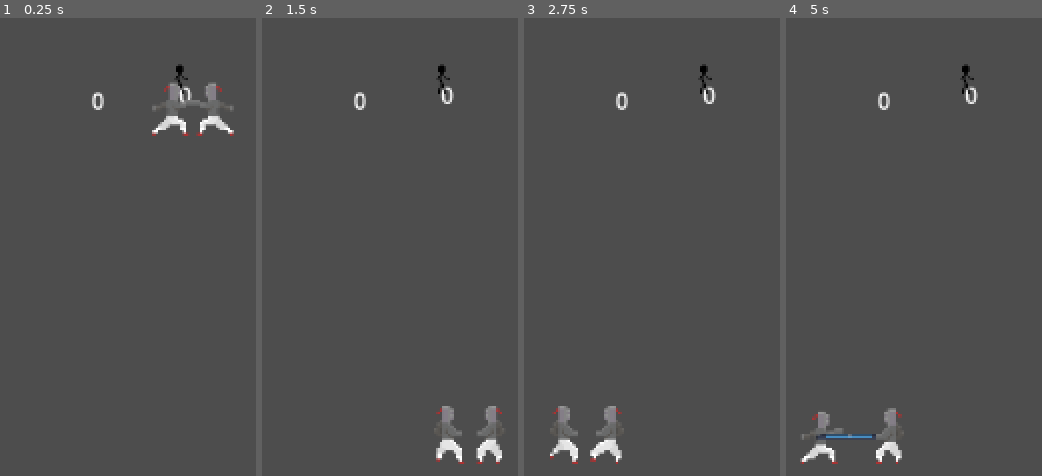
Above: before the commit, frames 1-4 (left to right).
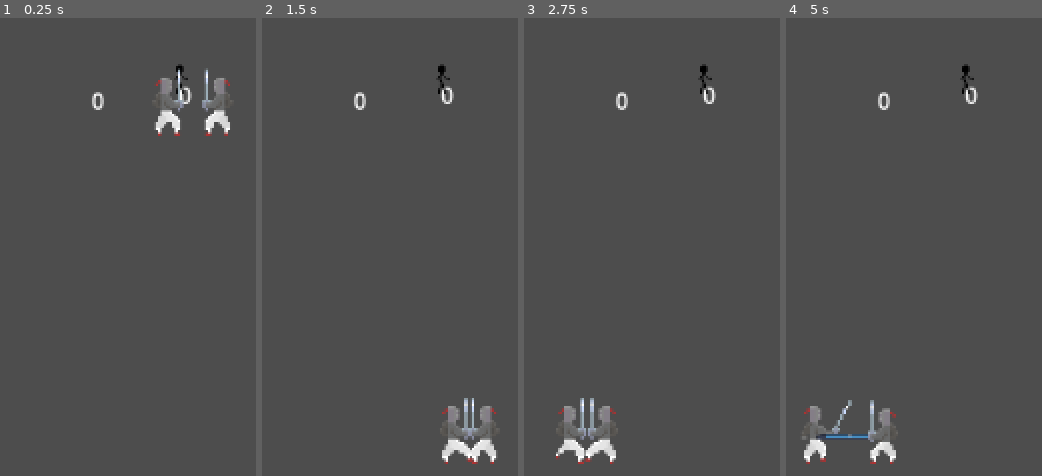
Above: after the commit, the same moments.

Repository: erikdervik/eisen-und-ehre
Game: Godot game, scene res://game.tscn
Two runs of this game, one before a commit and one after it. Both use one fixed random seed, a clock stepped at 60 frames per second and the inputs below. The engine's default icon, where the game draws it, is replaced by a stand-in: a white triangle on a blue panel in a dark square.
Inputs:
- Up to frame 1 (0.25 s): no input
- Up to frame 2 (1.5 s): hold Left (p2_left) 0.53-1.28 s; hold D (p1_right) from 0.53 s (still down); tap Right (p2_right) at 1.35 s
- Up to frame 3 (2.75 s): release D (p1_right) at 2.03 s; hold A (p1_left) from 2.03 s (still down); hold Left (p2_left) from 2.03 s (still down)
- Up to frame 4 (5 s): release A (p1_left) at 2.78 s; release Left (p2_left) at 2.78 s; hold D (p1_right) 2.78-4.28 s; tap Right (p2_right) at 2.85, 4.35 s; tap Enter at 3.5 s; hold Left (p2_left) 3.53-4.28 s; tap Space at 4.25 s; hold A (p1_left) from 4.28 s (still down)

The runs differ from the first frame. In frame 1, 1.7% of the frame differs, in the area x 59-92%, y 10-26%; in frame 2, 1.6%; in frame 3, 1.5%; in frame 4, 1.7%.

Commit message:
waffe zur animation des players added

Diff:
--- a/player.tscn
+++ b/player.tscn
@@ -10,167 +10,182 @@
 [sub_resource type="RectangleShape2D" id="RectangleShape2D_onrkg"]
 size = Vector2(20.5, 46)
 
+[sub_resource type="AtlasTexture" id="AtlasTexture_onrkg"]
+atlas = ExtResource("2_onrkg")
+region = Rect2(0, 220, 44, 44)
+
 [sub_resource type="AtlasTexture" id="AtlasTexture_i3pqv"]
 atlas = ExtResource("2_onrkg")
-region = Rect2(0, 110, 44, 22)
+region = Rect2(44, 220, 44, 44)
 
 [sub_resource type="AtlasTexture" id="AtlasTexture_hqtel"]
 atlas = ExtResource("2_onrkg")
-region = Rect2(44, 110, 44, 22)
+region = Rect2(88, 220, 44, 44)
 
 [sub_resource type="AtlasTexture" id="AtlasTexture_sweqy"]
 atlas = ExtResource("2_onrkg")
-region = Rect2(88, 110, 44, 22)
+region = Rect2(0, 264, 44, 44)
 
 [sub_resource type="AtlasTexture" id="AtlasTexture_2hs0m"]
 atlas = ExtResource("2_onrkg")
-region = Rect2(0, 132, 44, 22)
+region = Rect2(44, 264, 44, 44)
 
 [sub_resource type="AtlasTexture" id="AtlasTexture_1jxqw"]
 atlas = ExtResource("2_onrkg")
-region = Rect2(44, 132, 44, 22)
+region = Rect2(88, 264, 44, 44)
 
 [sub_resource type="AtlasTexture" id="AtlasTexture_dw050"]
 atlas = ExtResource("2_onrkg")
-region = Rect2(88, 132, 44, 22)
+region = Rect2(132, 264, 44, 44)
 
 [sub_resource type="AtlasTexture" id="AtlasTexture_b26j0"]
 atlas = ExtResource("2_onrkg")
-region = Rect2(132, 132, 44, 22)
+region = Rect2(176, 264, 44, 44)
 
 [sub_resource type="AtlasTexture" id="AtlasTexture_n7ghd"]
 atlas = ExtResource("2_onrkg")
-region = Rect2(176, 132, 44, 22)
+region = Rect2(220, 264, 44, 44)
 
 [sub_resource type="AtlasTexture" id="AtlasTexture_nvl01"]
 atlas = ExtResource("2_onrkg")
-region = Rect2(220, 132, 44, 22)
+region = Rect2(264, 264, 44, 44)
 
 [sub_resource type="AtlasTexture" id="AtlasTexture_ivps1"]
 atlas = ExtResource("2_onrkg")
-region = Rect2(264, 132, 44, 22)
+region = Rect2(0, 176, 44, 44)
 
 [sub_resource type="AtlasTexture" id="AtlasTexture_urp6f"]
 atlas = ExtResource("2_onrkg")
-region = Rect2(0, 88, 44, 22)
+region = Rect2(44, 176, 44, 44)
 
 [sub_resource type="AtlasTexture" id="AtlasTexture_bwjto"]
 atlas = ExtResource("2_onrkg")
-region = Rect2(44, 88, 44, 22)
+region = Rect2(88, 176, 44, 44)
+
+[sub_resource type="AtlasTexture" id="AtlasTexture_pgbbb"]
+atlas = ExtResource("2_onrkg")
+region = Rect2(0, 88, 44, 44)
+
+[sub_resource type="AtlasTexture" id="AtlasTexture_331ug"]
+atlas = ExtResource("2_onrkg")
+region = Rect2(44, 88, 44, 44)
 
 [sub_resource type="AtlasTexture" id="AtlasTexture_606se"]
 atlas = ExtResource("2_onrkg")
-region = Rect2(88, 88, 44, 22)
+region = Rect2(0, 44, 44, 44)
 
 [sub_resource type="AtlasTexture" id="AtlasTexture_u1c27"]
 atlas = ExtResource("2_onrkg")
-region = Rect2(0, 22, 44, 22)
+region = Rect2(44, 44, 44, 44)
 
 [sub_resource type="AtlasTexture" id="AtlasTexture_op7ga"]
 atlas = ExtResource("2_onrkg")
-region = Rect2(44, 22, 44, 22)
+region = Rect2(88, 44, 44, 44)
 
 [sub_resource type="AtlasTexture" id="AtlasTexture_q13i1"]
 atlas = ExtResource("2_onrkg")
-region = Rect2(88, 22, 44, 22)
+region = Rect2(132, 44, 44, 44)
 
 [sub_resource type="AtlasTexture" id="AtlasTexture_pylmc"]
 atlas = ExtResource("2_onrkg")
-region = Rect2(132, 22, 44, 22)
+region = Rect2(176, 44, 44, 44)
 
 [sub_resource type="AtlasTexture" id="AtlasTexture_pbfsw"]
 atlas = ExtResource("2_onrkg")
-region = Rect2(176, 22, 44, 22)
+region = Rect2(220, 44, 44, 44)
 
 [sub_resource type="AtlasTexture" id="AtlasTexture_5tmop"]
 atlas = ExtResource("2_onrkg")
-region = Rect2(220, 22, 44, 22)
+region = Rect2(264, 44, 44, 44)
 
 [sub_resource type="AtlasTexture" id="AtlasTexture_7ahtn"]
 atlas = ExtResource("2_onrkg")
-region = Rect2(264, 22, 44, 22)
+region = Rect2(0, 88, 44, 44)
 
 [sub_resource type="AtlasTexture" id="AtlasTexture_7lmhl"]
 atlas = ExtResource("2_onrkg")
-region = Rect2(0, 44, 44, 22)
+region = Rect2(44, 88, 44, 44)
 
 [sub_resource type="AtlasTexture" id="AtlasTexture_dx0e4"]
 atlas = ExtResource("2_onrkg")
-region = Rect2(44, 44, 44, 22)
+region = Rect2(0, 132, 44, 44)
 
 [sub_resource type="AtlasTexture" id="AtlasTexture_jm5j8"]
 atlas = ExtResource("2_onrkg")
-region = Rect2(0, 66, 44, 22)
+region = Rect2(44, 132, 44, 44)
 
 [sub_resource type="AtlasTexture" id="AtlasTexture_7hik5"]
 atlas = ExtResource("2_onrkg")
-region = Rect2(44, 66, 44, 22)
+region = Rect2(88, 132, 44, 44)
 
 [sub_resource type="AtlasTexture" id="AtlasTexture_qtqh7"]
 atlas = ExtResource("2_onrkg")
-region = Rect2(88, 66, 44, 22)
+region = Rect2(132, 132, 44, 44)
 
 [sub_resource type="AtlasTexture" id="AtlasTexture_2wuci"]
 atlas = ExtResource("2_onrkg")
-region = Rect2(132, 66, 44, 22)
+region = Rect2(176, 132, 44, 44)
 
 [sub_resource type="AtlasTexture" id="AtlasTexture_iruf7"]
 atlas = ExtResource("2_onrkg")
-region = Rect2(88, 66, 44, 22)
+region = Rect2(220, 132, 44, 44)
 
 [sub_resource type="AtlasTexture" id="AtlasTexture_j5n4i"]
 atlas = ExtResource("2_onrkg")
-region = Rect2(44, 66, 44, 22)
+region = Rect2(264, 132, 44, 44)
 
 [sub_resource type="AtlasTexture" id="AtlasTexture_634y6"]
 atlas = ExtResource("2_onrkg")
-region = Rect2(0, 176, 44, 22)
+region = Rect2(0, 352, 44, 44)
 
 [sub_resource type="AtlasTexture" id="AtlasTexture_efrwb"]
 atlas = ExtResource("2_onrkg")
-region = Rect2(44, 176, 44, 22)
+region = Rect2(44, 352, 44, 44)
 
 [sub_resource type="AtlasTexture" id="AtlasTexture_hiqhm"]
 atlas = ExtResource("2_onrkg")
-region = Rect2(0, 0, 44, 22)
+region = Rect2(0, 0, 44, 44)
 
 [sub_resource type="AtlasTexture" id="AtlasTexture_tkwlq"]
 atlas = ExtResource("2_onrkg")
-region = Rect2(44, 0, 44, 22)
+region = Rect2(44, 0, 44, 44)
 
 [sub_resource type="AtlasTexture" id="AtlasTexture_hl5qd"]
 atlas = ExtResource("2_onrkg")
-region = Rect2(88, 0, 44, 22)
+region = Rect2(88, 0, 44, 44)
 
 [sub_resource type="AtlasTexture" id="AtlasTexture_ek41f"]
 atlas = ExtResource("2_onrkg")
-region = Rect2(0, 0, 44, 22)
+region = Rect2(0, 0, 44, 44)
 
 [sub_resource type="AtlasTexture" id="AtlasTexture_khis8"]
 atlas = ExtResource("2_onrkg")
-region = Rect2(44, 0, 44, 22)
+region = Rect2(44, 0, 44, 44)
 
 [sub_resource type="AtlasTexture" id="AtlasTexture_b88wv"]
 atlas = ExtResource("2_onrkg")
-region = Rect2(88, 0, 44, 22)
+region = Rect2(88, 0, 44, 44)
 
 [sub_resource type="SpriteFrames" id="SpriteFrames_q13i1"]
 animations = [{
 "frames": [{
 "duration": 1.0,
+"texture": SubResource("AtlasTexture_onrkg")
+}, {
+"duration": 1.0,
 "texture": SubResource("AtlasTexture_i3pqv")
 }, {
 "duration": 1.0,
 "texture": SubResource("AtlasTexture_hqtel")
-}, {
+}],
+"loop": true,
+"name": &"backwards",
+"speed": 10.0
+}, {
+"frames": [{
 "duration": 1.0,
 "texture": SubResource("AtlasTexture_sweqy")
-}],
-"loop": true,
-"name": &"backwards",
-"speed": 7.0
-}, {
-"frames": [{
+}, {
 "duration": 1.0,
 "texture": SubResource("AtlasTexture_2hs0m")
 }, {
@@ -188,9 +203,6 @@
 }, {
 "duration": 1.0,
 "texture": SubResource("AtlasTexture_nvl01")
-}, {
-"duration": 1.0,
-"texture": SubResource("AtlasTexture_ivps1")
 }],
 "loop": true,
 "name": &"hit n back",
@@ -198,19 +210,49 @@
 }, {
 "frames": [{
 "duration": 1.0,
+"texture": SubResource("AtlasTexture_ivps1")
+}, {
+"duration": 1.0,
 "texture": SubResource("AtlasTexture_urp6f")
 }, {
 "duration": 1.0,
 "texture": SubResource("AtlasTexture_bwjto")
 }, {
 "duration": 1.0,
+"texture": SubResource("AtlasTexture_pgbbb")
+}, {
+"duration": 1.0,
+"texture": SubResource("AtlasTexture_331ug")
+}, {
+"duration": 1.0,
+"texture": SubResource("AtlasTexture_pgbbb")
+}, {
+"duration": 1.0,
+"texture": SubResource("AtlasTexture_pgbbb")
+}, {
+"duration": 1.0,
+"texture": SubResource("AtlasTexture_331ug")
+}, {
+"duration": 1.0,
+"texture": SubResource("AtlasTexture_331ug")
+}, {
+"duration": 1.0,
+"texture": SubResource("AtlasTexture_331ug")
+}, {
+"duration": 1.0,
+"texture": SubResource("AtlasTexture_331ug")
+}, {
+"duration": 1.0,
+"texture": SubResource("AtlasTexture_331ug")
+}],
+"loop": true,
+"name": &"hit n stand",
+"speed": 9.0
+}, {
+"frames": [{
+"duration": 1.0,
 "texture": SubResource("AtlasTexture_606se")
-}],
-"loop": true,
-"name": &"hit n stand",
-"speed": 7.0
-}, {
-"frames": [{
+}, {
 "duration": 1.0,
 "texture": SubResource("AtlasTexture_u1c27")
 }, {
@@ -228,9 +270,6 @@
 }, {
 "duration": 1.0,
 "texture": SubResource("AtlasTexture_5tmop")
-}, {
-"duration": 1.0,
-"texture": SubResource("AtlasTexture_7ahtn")
 }],
 "loop": true,
 "name": &"hit n walk",
@@ -238,10 +277,10 @@
 }, {
 "frames": [{
 "duration": 1.0,
+"texture": SubResource("AtlasTexture_7ahtn")
+}, {
+"duration": 1.0,
 "texture": SubResource("AtlasTexture_7lmhl")
-}, {
-"duration": 1.0,
-"texture": SubResource("AtlasTexture_dx0e4")
 }],
 "loop": true,
 "name": &"idle",
@@ -249,6 +288,9 @@
 }, {
 "frames": [{
 "duration": 1.0,
+"texture": SubResource("AtlasTexture_dx0e4")
+}, {
+"duration": 1.0,
 "texture": SubResource("AtlasTexture_jm5j8")
 }, {
 "duration": 1.0,
@@ -258,18 +300,18 @@
 "texture": SubResource("AtlasTexture_qtqh7")
 }, {
 "duration": 1.0,
+"texture": SubResource("AtlasTexture_qtqh7")
+}, {
+"duration": 1.0,
+"texture": SubResource("AtlasTexture_qtqh7")
+}, {
+"duration": 1.0,
+"texture": SubResource("AtlasTexture_qtqh7")
+}, {
+"duration": 1.0,
 "texture": SubResource("AtlasTexture_2wuci")
 }, {
 "duration": 1.0,
-"texture": SubResource("AtlasTexture_2wuci")
-}, {
-"duration": 1.0,
-"texture": SubResource("AtlasTexture_2wuci")
-}, {
-"duration": 1.0,
-"texture": SubResource("AtlasTexture_2wuci")
-}, {
-"duration": 1.0,
 "texture": SubResource("AtlasTexture_iruf7")
 }, {
 "duration": 1.0,
@@ -277,11 +319,17 @@
 }],
 "loop": true,
 "name": &"lunge",
-"speed": 9.0
+"speed": 11.0
 }, {
 "frames": [{
 "duration": 1.0,
 "texture": SubResource("AtlasTexture_634y6")
+}, {
+"duration": 1.0,
+"texture": SubResource("AtlasTexture_efrwb")
+}, {
+"duration": 1.0,
+"texture": SubResource("AtlasTexture_efrwb")
 }, {
 "duration": 1.0,
 "texture": SubResource("AtlasTexture_efrwb")
@@ -302,21 +350,21 @@
 }],
 "loop": true,
 "name": &"sprint",
+"speed": 12.0
+}, {
+"frames": [{
+"duration": 1.0,
+"texture": SubResource("AtlasTexture_ek41f")
+}, {
+"duration": 1.0,
+"texture": SubResource("AtlasTexture_khis8")
+}, {
+"duration": 1.0,
+"texture": SubResource("AtlasTexture_b88wv")
+}],
+"loop": true,
+"name": &"walk",
 "speed": 10.0
-}, {
-"frames": [{
-"duration": 1.0,
-"texture": SubResource("AtlasTexture_ek41f")
-}, {
-"duration": 1.0,
-"texture": SubResource("AtlasTexture_khis8")
-}, {
-"duration": 1.0,
-"texture": SubResource("AtlasTexture_b88wv")
-}],
-"loop": true,
-"name": &"walk",
-"speed": 7.0
 }]
 
 [node name="Fechter" type="CharacterBody2D"]
@@ -333,9 +381,8 @@
 shape = SubResource("RectangleShape2D_onrkg")
 
 [node name="AnimatedSprite2D" type="AnimatedSprite2D" parent="."]
-position = Vector2(6, -10)
+position = Vector2(10, -32)
 scale = Vector2(2, 2)
 sprite_frames = SubResource("SpriteFrames_q13i1")
-animation = &"lunge"
-frame = 5
-frame_progress = 0.9023621
+animation = &"hit n stand"
+frame_progress = 0.066896185
Binary file changed: assets/sprites/player1/fencing_sheet2.png
Not shown: 1 places in player.tscn that only renumber resources
